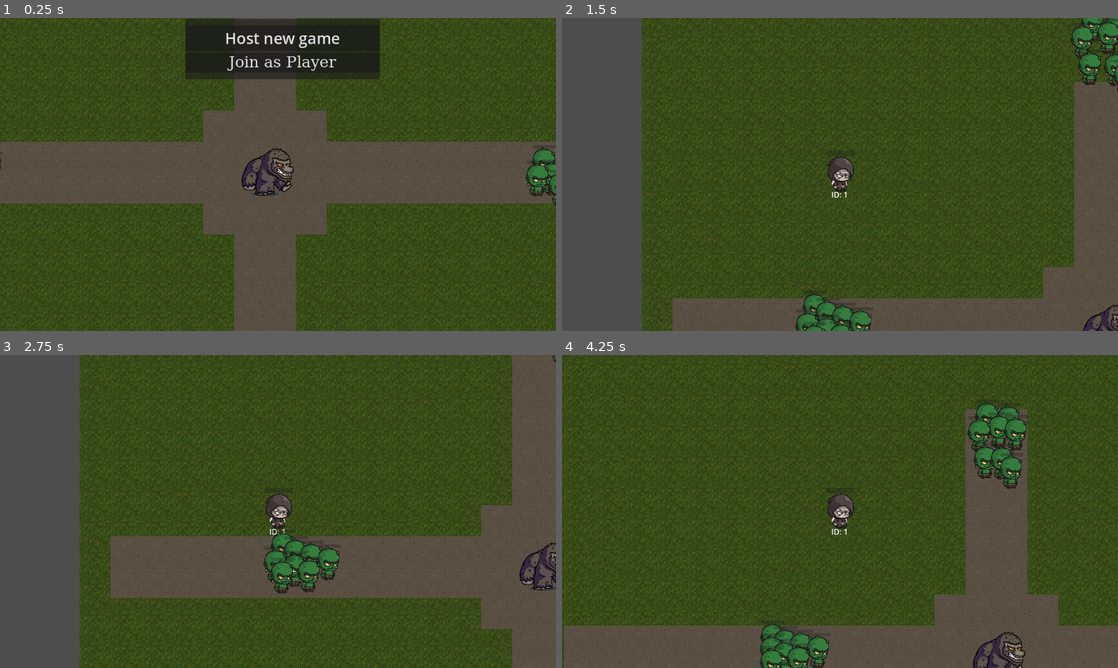
Above: before the commit, frames 1-4 (two rows, left to right).
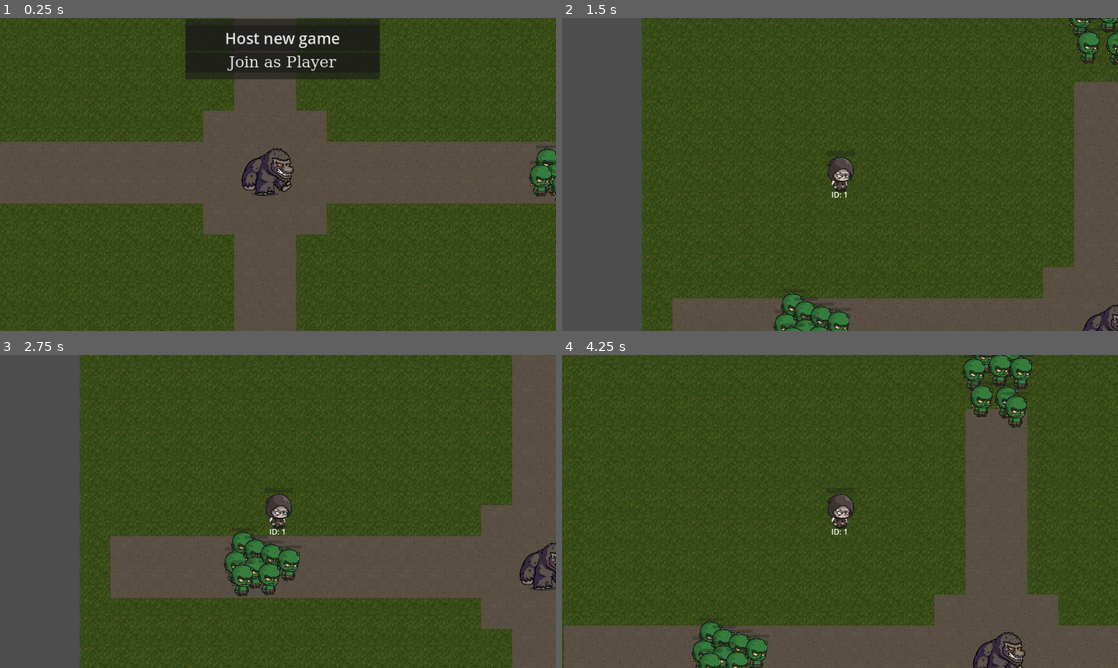
Above: after the commit, the same moments.

Repository: LucasJappert/moomoo-lan-party
Game: Godot game, scene res://scenes/game.tscn
Two runs of this game, one before a commit and one after it. Both use one fixed random seed, a clock stepped at 60 frames per second and the inputs below.
Inputs (mouse positions are in pixels of both pictures, inside the frame that each line leads up to):
- Up to frame 1 (0.25 s): no input
- Up to frame 2 (1.5 s): tap Enter at 0.5 s; move the mouse to (962, 158) at 0.52 s; hold D 0.53-1.25 s; click (962, 158) at 0.67 s; click "Host new game" at 1.25 s
- Up to frame 3 (2.75 s): move the mouse to (166, 527) at 2.02 s; hold S from 2.03 s (still down)
- Up to frame 4 (4.25 s): move the mouse to (895, 442) at 2.77 s; release S at 2.78 s; hold D 2.78-3.53 s; move the mouse to (812, 574) at 3.52 s; hold W from 3.53 s (still down); click (812, 574) at 3.67 s

The runs differ from the first frame. In frame 1, 0.4% of the frame differs, in the area x 0-100%, y 41-60%; in frame 2, 2.4%; in frame 3, 2.8%; in frame 4, 6.0%, in the area x 23-85%, y 0-100%.
Error before the commit: Invalid assignment of property or key 'zoom' with value of type 'Vector2' on a base object of type 'Nil'. (res://scripts/camera.gd:32)

Commit message:
update readme and TODO

Diff:
--- a/scripts/camera.gd
+++ b/scripts/camera.gd
@@ -21,6 +21,8 @@
 	new_camera.make_current() # We need to make it after player.add_child(camera)
 
 static func try_update_zoom(event: InputEvent):
+	if camera == null:
+		return
 	if event is not InputEventMouseButton:
 		return
 
--- a/scripts/enemy_scene.gd
+++ b/scripts/enemy_scene.gd
@@ -3,39 +3,39 @@
 extends CharacterBody2D
 
 static var enemy_scene = preload("res://scenes/enemy_scene.tscn")
-var speed: float = 50
+var speed: float = 20
 
 @export var id: int:
-    set(id):
-        id = id
-        name = str(id)
-        set_multiplayer_authority(1)
+	set(id):
+		id = id
+		name = str(id)
+		set_multiplayer_authority(1)
 
 func _ready():
-    collision_layer = 1
-    collision_mask = 1
+	collision_layer = 1
+	collision_mask = 1
 
 func _process(_delta):
-    if not is_multiplayer_authority():
-        return
+	if not is_multiplayer_authority():
+		return
 
-    var direction_to_center = (GameManager.moomoo.position - position).normalized()
+	var direction_to_center = (GameManager.moomoo.position - position).normalized()
 
-    velocity = direction_to_center * speed
+	velocity = direction_to_center * speed
 
-    move_and_slide()
+	move_and_slide()
 
 
 static func spawn_enemy(moomoo_position = Vector2.ZERO):
-    var TILES_DISTANCE = 10
-    var ENEMIES_BY_ZONE = 4
+	var TILES_DISTANCE = 10
+	var ENEMIES_BY_ZONE = 4
 
-    var counter = 0
-    for direction in [Vector2.LEFT, Vector2.RIGHT, Vector2.UP, Vector2.DOWN]:
-        for i in range(ENEMIES_BY_ZONE):
-            counter += 1
-            var enemy = enemy_scene.instantiate()
-            enemy.id = counter
-            var random_noise = Vector2(randi_range(-64, 64), randi_range(-64, 64))
-            enemy.position = moomoo_position + direction * TILES_DISTANCE * 64 + random_noise
-            GameManager.enemies_node.add_child(enemy)
+	var counter = 0
+	for direction in [Vector2.LEFT, Vector2.RIGHT, Vector2.UP, Vector2.DOWN]:
+		for i in range(ENEMIES_BY_ZONE):
+			counter += 1
+			var enemy = enemy_scene.instantiate()
+			enemy.id = counter
+			var random_noise = Vector2(randi_range(-64, 64), randi_range(-64, 64))
+			enemy.position = moomoo_position + direction * TILES_DISTANCE * 64 + random_noise
+			GameManager.enemies_node.add_child(enemy)
Renamed: images/image1.png -> .images/image1.png
Renamed: images/image2.png -> .images/image2.png
Binary file added: .images/image3.png
Not shown, removed: images/image1.png.import
Not shown, removed: images/image2.png.import
Not shown, changed: TODO.md
Not shown, changed: readme.md
